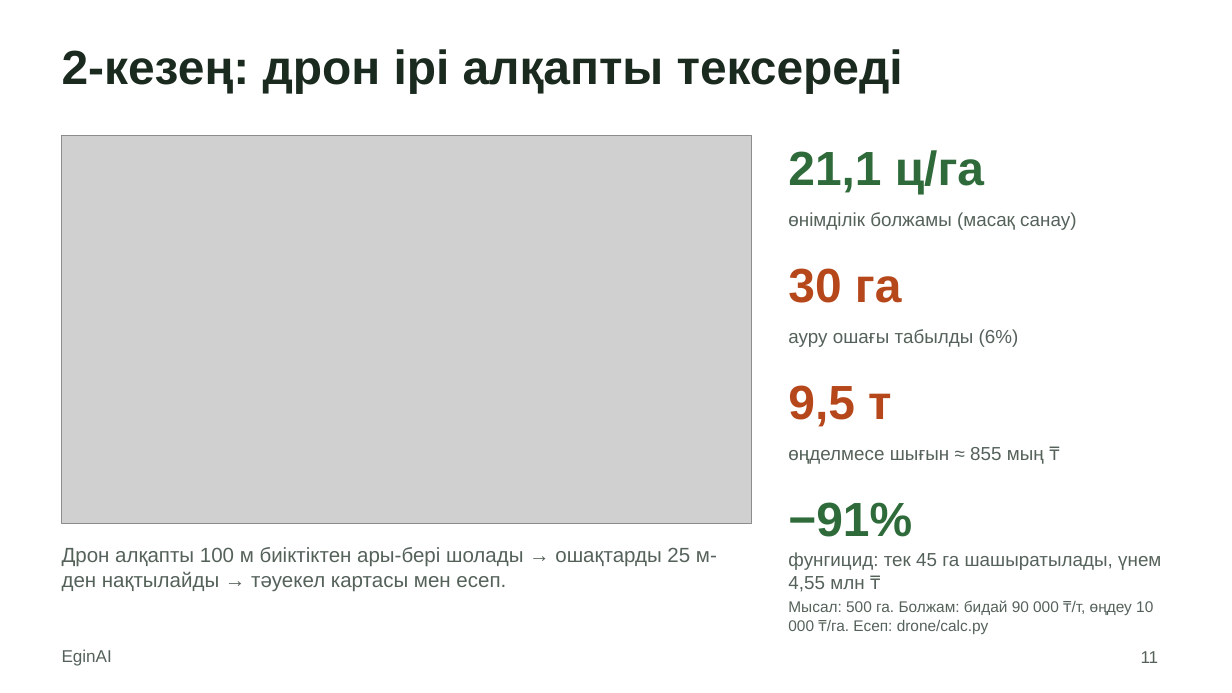
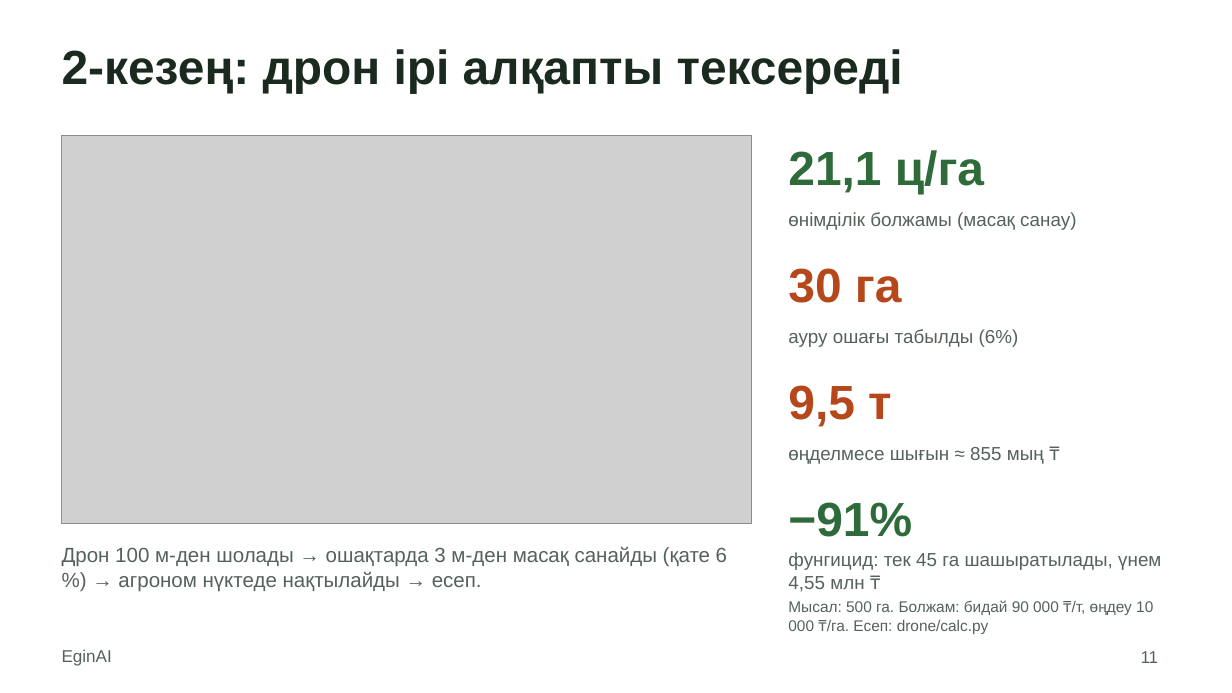
Before and after one commit to raissov01/eginai, a slide deck: slide 11 of materials/EginAI_Prezentatsia.pptx. Drawn at 1232x693 pixels with LibreOffice and Linux fonts; fonts in the diff are those of the drawing; grey boxes stand for pictures. Boxes give left, top, right and bottom in pixels: in the first picture for what was removed or moved away, otherwise in the second. Text is boxed around its words. In the diff, an @@ line names an element or a change of style, - is before the commit and + after.

```diff
--- a/materials/EginAI_Prezentatsia.pptx
+++ b/materials/EginAI_Prezentatsia.pptx
@@ text at bbox=[62, 547, 727, 592]: text changed @@
-Дрон алқапты 100 м биіктіктен ары-бері шолады → ошақтарды 25 м-ден нақтылайды → тәуекел картасы мен есеп.
+Дрон 100 м-ден шолады → ошақтарда 3 м-ден масақ санайды (қате 6 %) → агроном нүктеде нақтылайды → есеп.
```
Also in this commit, not shown: 26 other files.
